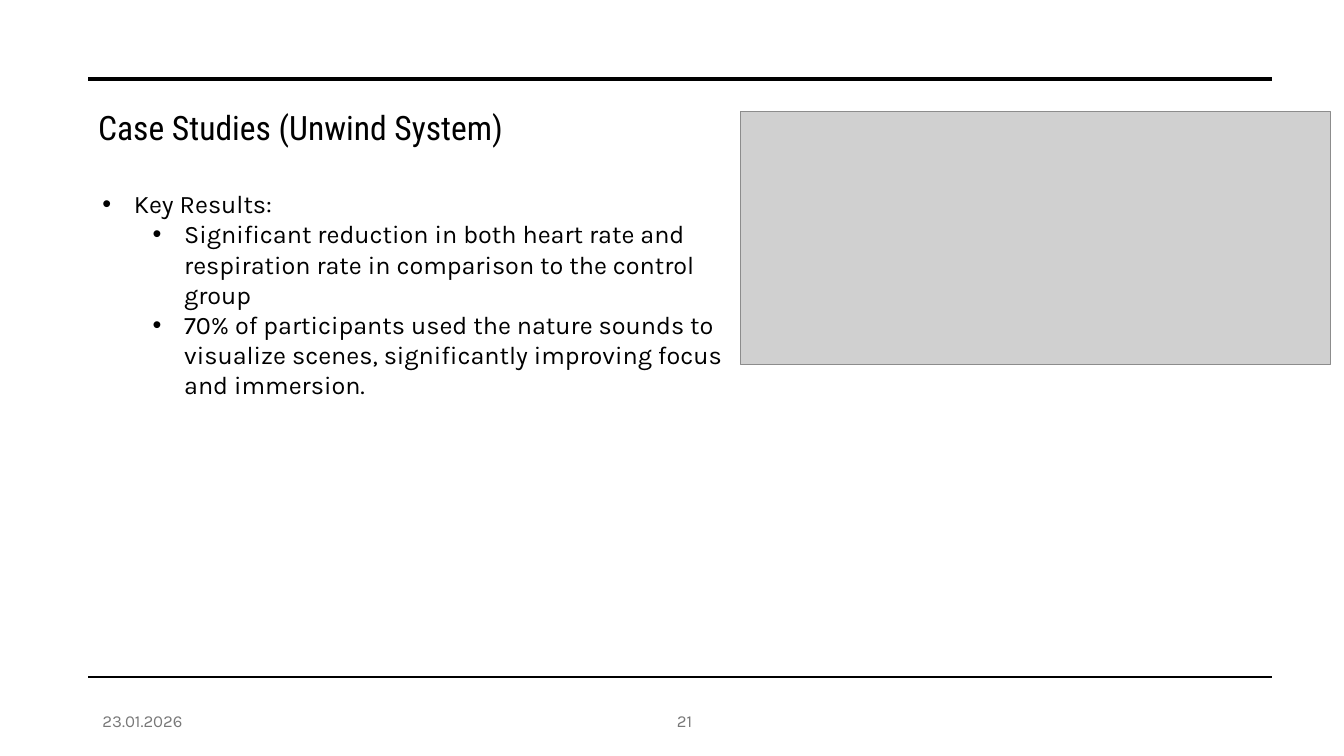
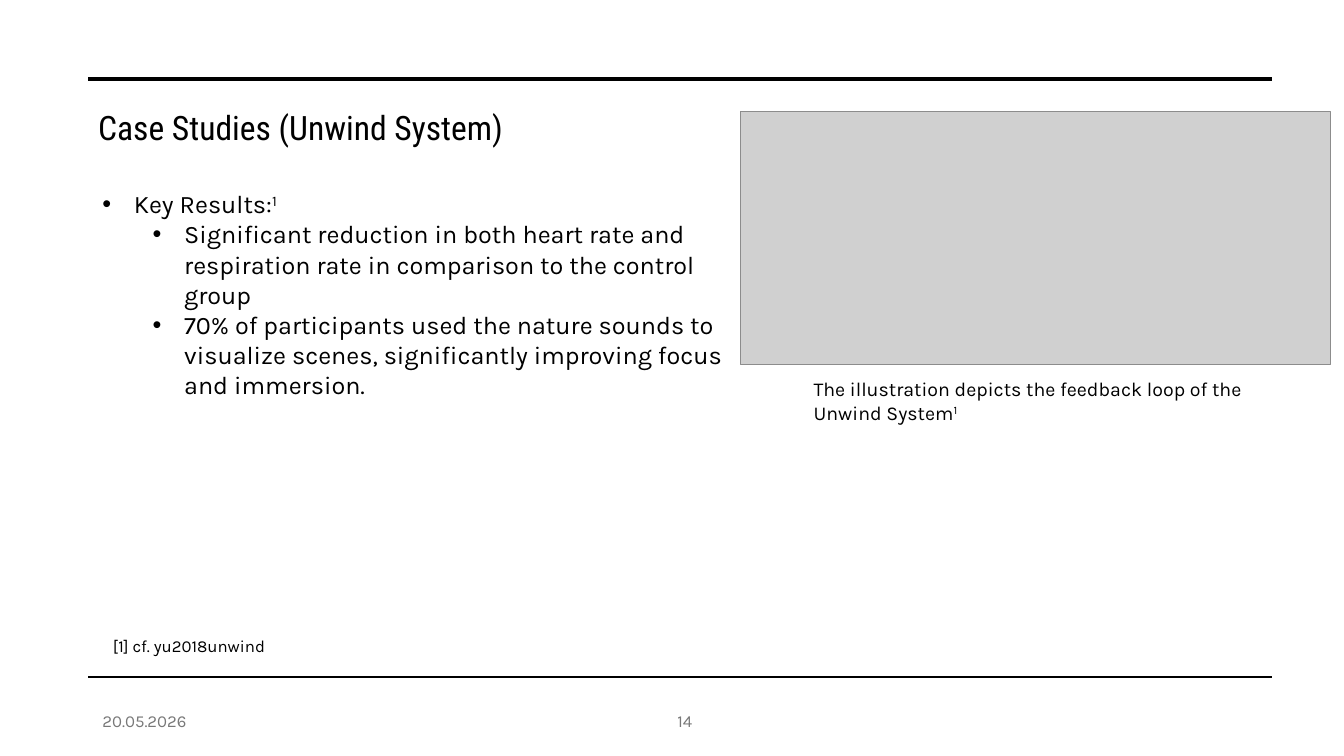
Before and after one commit to fabianprojects/fachseminar2, a slide deck: slide 14 of Vortrag Fachseminar.pptx (slide 21 before the commit). Drawn at 1344x756 pixels with LibreOffice and Linux fonts; fonts in the diff are those of the drawing; grey boxes stand for pictures. Boxes give left, top, right and bottom in pixels: in the first picture for what was removed or moved away, otherwise in the second. Text is boxed around its words. In the diff, an @@ line names an element or a change of style, - is before the commit and + after.

```diff
--- a/Vortrag Fachseminar.pptx
+++ b/Vortrag Fachseminar.pptx
@@ text at <box>134,195,277,220</box>: text changed @@
-• Key Results:
+• Key Results:1
@@ text added at <box>814,382,1241,421</box>, 14 pt, text #000000 @@
+The illustration depicts the feedback loop of the Unwind System1
@@ text added at <box>113,639,265,656</box>, 12 pt, text #000000 @@
+[1] cf. yu2018unwind
@@ text at <box>102,716,186,727</box>: text changed @@
-23.01.2026
+20.05.2026
@@ page number at <box>677,716,692,727</box>: text changed @@
-21
+14
```
Also in this commit, not shown: 21 other slides changed, 8 slides removed, 44 other files.
